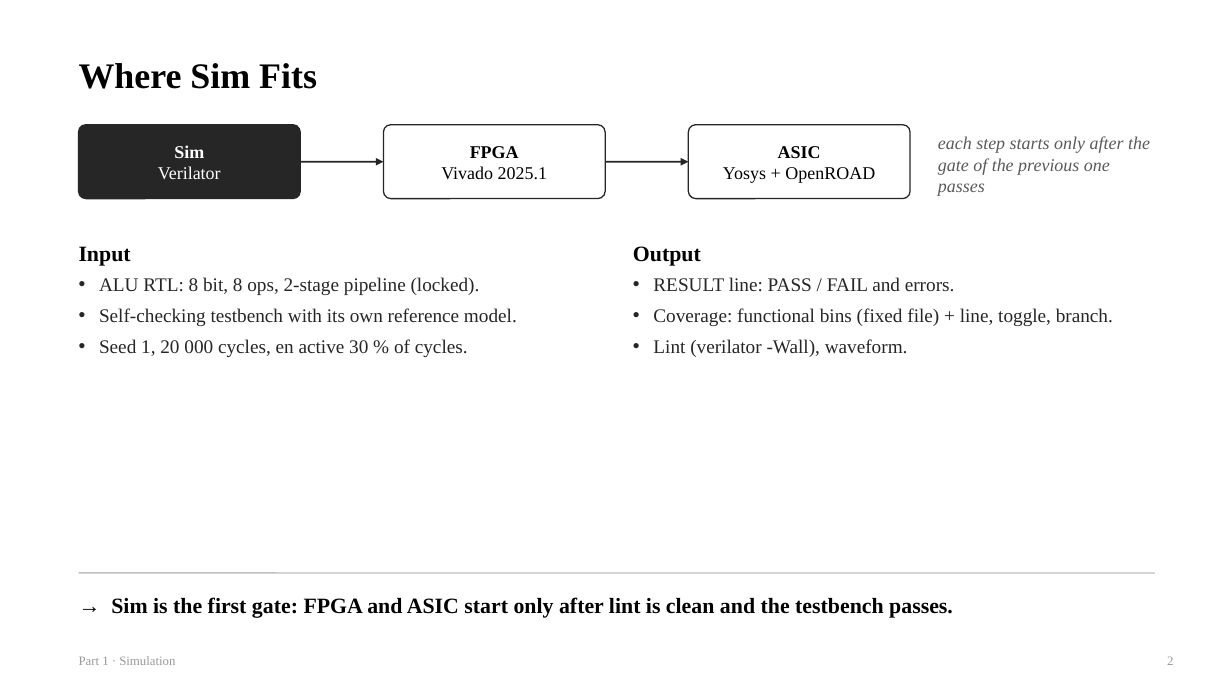
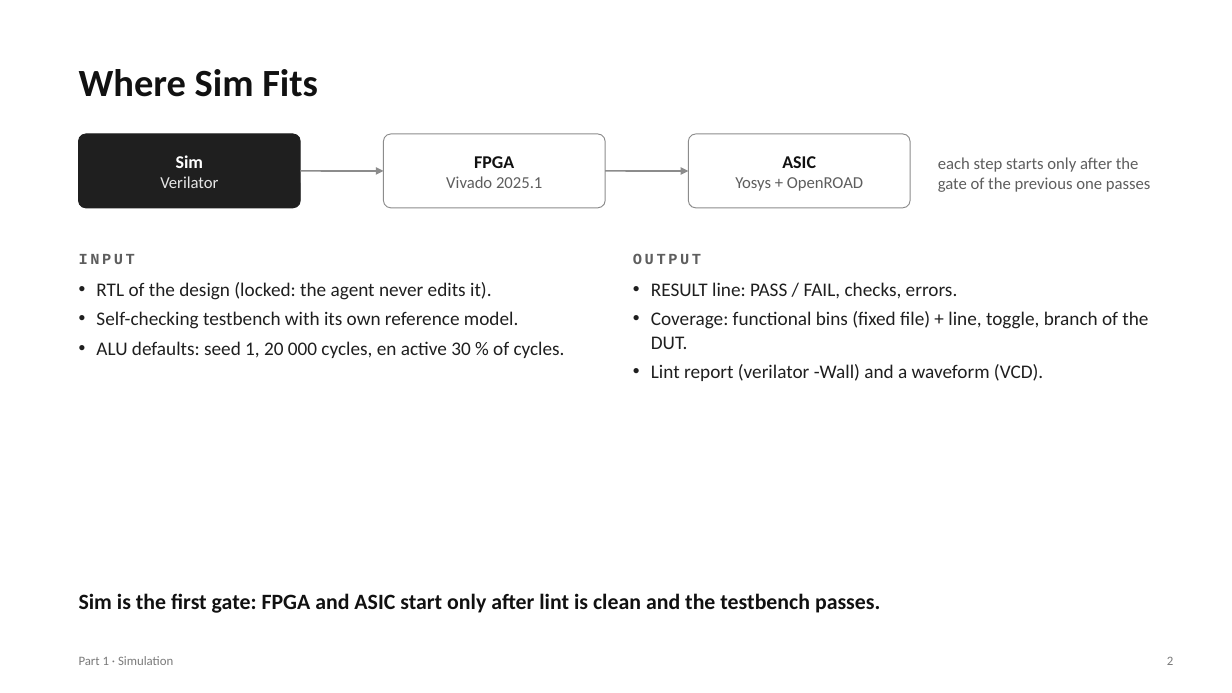
Before and after one commit to chipchip-tech/CHIA-workflow, a slide deck: slide 2 of projects/report/guides/1_Sim.pptx. Drawn at 1232x693 pixels with LibreOffice and Linux fonts; fonts in the diff are those of the drawing. Boxes give left, top, right and bottom in pixels: in the first picture for what was removed or moved away, otherwise in the second. Text is boxed around its words. In the diff, an @@ line names an element or a change of style, - is before the commit and + after.

```diff
--- a/projects/report/guides/1_Sim.pptx
+++ b/projects/report/guides/1_Sim.pptx
@@ text "Where Sim Fits" at (79,69,318,97): size 28 to 30 pt, font Times New Roman to Calibri, text colour #000000 to #111111 @@
@@ rounded rectangle "Sim" at (79,134,300,208): font Times New Roman to Calibri; size 14 to 13 pt, text colour #FFFFFF to #E6E6E6 in "Verilator"; fill #262626 to #1F1F1F; outline #262626 1 pt to #1F1F1F 0.75 pt @@
@@ rounded rectangle "FPGA" at (384,134,605,208): font Times New Roman to Calibri; text colour #000000 to #111111 in "FPGA"; size 14 to 13 pt, text colour #000000 to #5E5E5E in "Vivado 2025.1"; outline #262626 1 pt to #8C8C8C 0.75 pt @@
@@ rounded rectangle "ASIC" at (689,134,910,208): font Times New Roman to Calibri; text colour #000000 to #111111 in "ASIC"; size 14 to 13 pt, text colour #000000 to #5E5E5E in "Yosys + OpenROAD"; outline #262626 1 pt to #8C8C8C 0.75 pt @@
@@ text "each step starts only after ..." at (938,157,1151,192): size 14 to 13 pt, font Times New Roman to Calibri, text colour #5A5A5A to #5E5E5E, italic off @@
@@ arrow (300, 171) - (384, 171): stroke #262626 1.25 pt to #8C8C8C 1.25 pt @@
@@ 3 rounded rectangles, 2 arrows, 1 text: place and size @@
-3 rounded rectangles, 2 arrows, 1 text at (79,125,1150,199)
+3 rounded rectangles, 2 arrows, 1 text at (79,134,1151,208)
@@ arrow (605, 171) - (689, 171): stroke #262626 1.25 pt to #8C8C8C 1.25 pt @@
@@ text at (79,254,135,264): text changed; size 17 to 12 pt; font Times New Roman to Courier New; text colour #000000 to #5E5E5E @@
-Input
+INPUT
@@ text at (633,253,701,264): text changed; size 17 to 12 pt; font Times New Roman to Courier New; text colour #000000 to #5E5E5E @@
-Output
+OUTPUT
@@ text at (96,282,492,300): text changed; font Times New Roman to Calibri; text colour #262626 to #1F1F1F @@
-• ALU RTL: 8 bit, 8 ops, 2-stage pipeline (locked).
+• RTL of the design (locked: the agent never edits it).
@@ text at (651,282,1148,381): text changed; font Times New Roman to Calibri; text colour #262626 to #1F1F1F @@
-• RESULT line: PASS / FAIL and errors.
-• Coverage: functional bins (fixed file) + line, toggle, branch.
-• Lint (verilator -Wall), waveform.
+• RESULT line: PASS / FAIL, checks, errors.
+• Coverage: functional bins (fixed file) + line, toggle, branch of the DUT.
+• Lint report (verilator -Wall) and a waveform (VCD).
@@ text at (96,311,518,329): font Times New Roman to Calibri, text colour #262626 to #1F1F1F in "Self-checking testbench with its own reference model."; indent changed; less space between paragraphs @@
@@ text at (96,341,565,358): text changed; font Times New Roman to Calibri; text colour #262626 to #1F1F1F @@
-• Seed 1, 20 000 cycles, en active 30 % of cycles.
+• ALU defaults: seed 1, 20 000 cycles, en active 30 % of cycles.
@@ text at (79,593,880,613): text changed; font Times New Roman to Calibri; text colour #000000 to #111111 @@
-→ Sim is the first gate: FPGA and ASIC start only after lint is clean and the testbench passes.
+Sim is the first gate: FPGA and ASIC start only after lint is clean and the testbench passes.
@@ line removed from (79, 573) to (1155, 573) @@
@@ text "Part 1 · Simulation" at (79,656,173,665): font Times New Roman to Calibri, text colour #9A9A9A to #7A7A7A @@
@@ text "2" at (1167,657,1173,665): font Times New Roman to Calibri, text colour #9A9A9A to #7A7A7A @@
```
Also in this commit, not shown: 6 other slides changed, 7 slides added, 1 slide removed, 3 other files.
